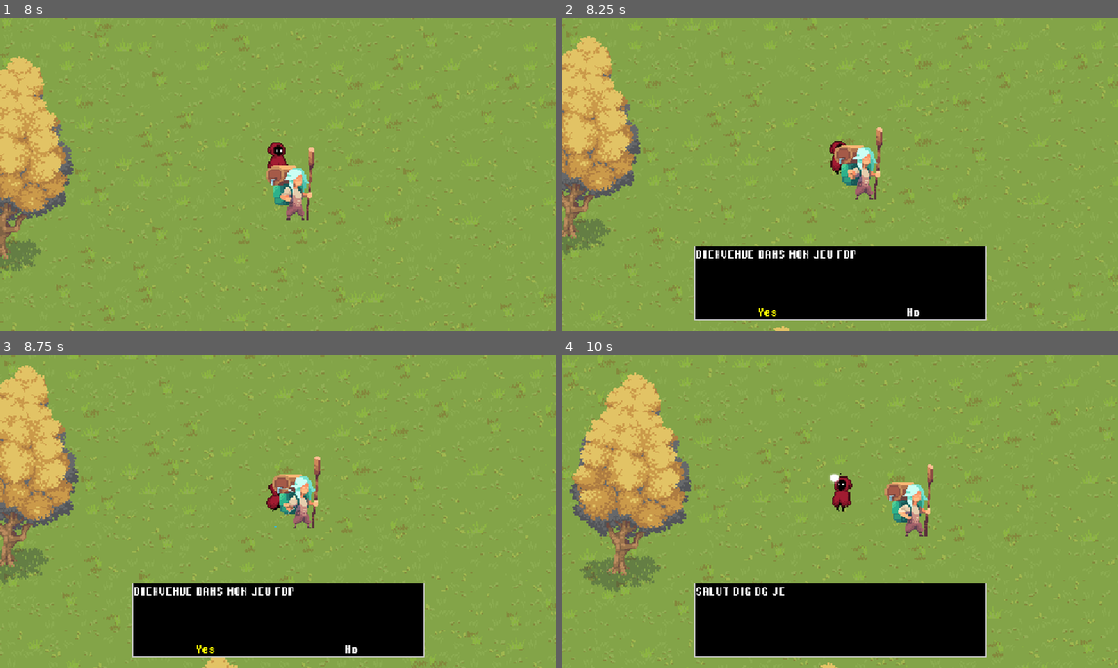
Above: before the commit, frames 1-4 (two rows, left to right).
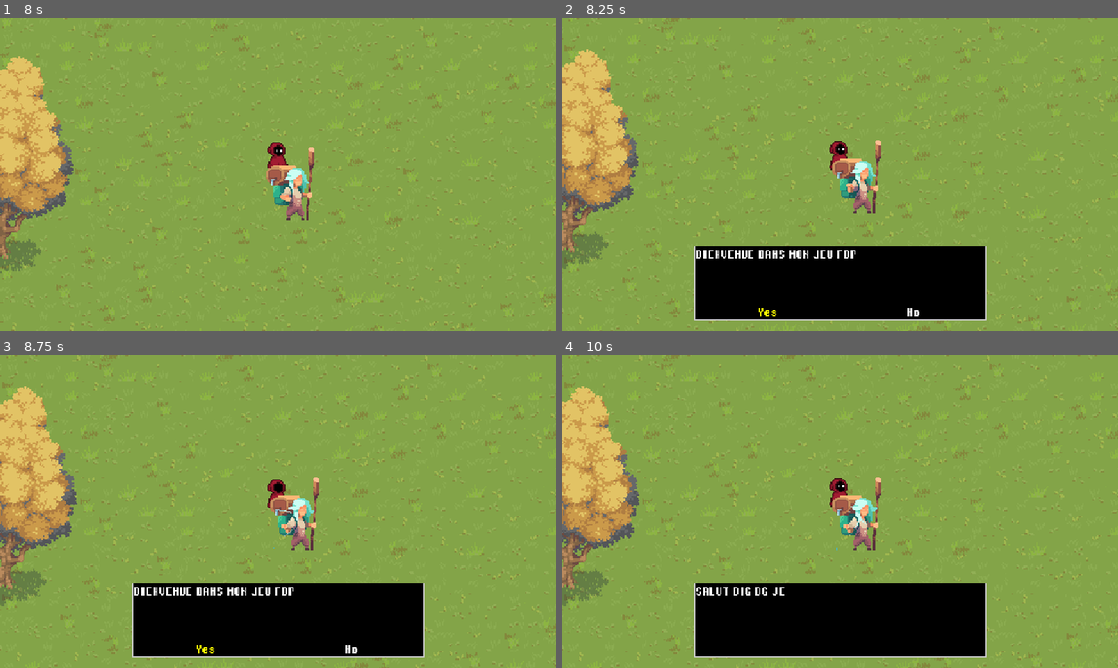
Above: after the commit, the same moments.

Repository: nxtdv/projectb_godot
Game: Godot game, scene res://scenes/main.tscn
Same seed, same stepped clock (60 frames per second), same inputs: the game is played once before the commit and once after it.
Inputs (mouse positions are in pixels of both pictures, inside the frame that each line leads up to):
- Up to frame 1 (8 s): tap Enter (ui_accept) at 0.5, 0.77, 1.52, 3.02, 3.77, 4.52, 6.02, 6.77, 7.52 s; move the mouse to (250, 237) at 0.52 s; hold W (Up) 0.53-2.03 s; click (250, 237) at 0.6 s; move the mouse to (444, 221) at 1.27 s; click (444, 221) at 1.35 s; move the mouse to (111, 127) at 2.02 s; hold A (Left) 2.03-3.53 s; tap E (Interact) at 2.1, 5.1 s; click (111, 127) at 2.3 s; move the mouse to (305, 174) at 2.77 s; tap Shift (Sprint) at 2.85, 5.85 s; click (305, 174) at 3.05 s; move the mouse to (194, 96) at 3.52 s; hold S (Down) 3.53-4.28 s; click (194, 96) at 3.6 s; move the mouse to (400, 158) at 4.27 s; hold D (Right) 4.28-5.03 s; click (400, 158) at 4.35 s; move the mouse to (166, 190) at 5.02 s; hold W (Up) 5.03-5.78 s; click (166, 190) at 5.3 s; move the mouse to (333, 105) at 5.77 s; hold D (Right) from 5.78 s (still down); click (333, 105) at 6.05 s; move the mouse to (250, 237) at 6.52 s; click (250, 237) at 6.6 s; move the mouse to (444, 221) at 7.27 s; click (444, 221) at 7.35 s
- Up to frame 2 (8.25 s): move the mouse to (673, 127) at 8.02 s; release D (Right) at 8.03 s; hold S (Down) from 8.03 s (still down); tap E (Interact) at 8.1 s
- Up to frame 3 (8.75 s): keep holding S (Down); click (111, 464) at 8.3 s
- Up to frame 4 (10 s): move the mouse to (867, 511) at 8.77 s; release S (Down) at 8.78 s; hold A (Left) 8.78-9.53 s; tap Shift (Sprint) at 8.85 s; tap Enter (ui_accept) at 9.02, 9.77 s; click (867, 511) at 9.05 s; move the mouse to (756, 433) at 9.52 s; hold W (Up) from 9.53 s (still down); click (756, 433) at 9.6 s

Frame 1 is identical in both runs. In frame 2, 11% of the frame differs, in the area x 0-100%, y 0-100%; in frame 3, 12%; in frame 4, 18%.

Commit message:
refactor(player): improve movement and attack logic
- added `can_move` check to prevent unintended actions during restricted movement
- ensured idle animation and velocity reset when movement is disabled

Diff:
--- a/scripts/player.gd
+++ b/scripts/player.gd
@@ -15,12 +15,19 @@
 
 
 func _physics_process(_delta: float) -> void:
-	if Input.is_action_just_pressed("Attack") and not is_attacking:
+	if Input.is_action_just_pressed("Attack") and not is_attacking and can_move:
 		_start_attack()
 		return
 
 	# If the player is attacking, we don't process movement
 	if is_attacking:
+		return
+
+	# Check if the player can move
+	if not can_move:
+		velocity = Vector2.ZERO
+		animation_player.play("idle")
+		move_and_slide()
 		return
 
 	var input_vector: Vector2 = Input.get_vector("Left", "Right", "Up", "Down")
